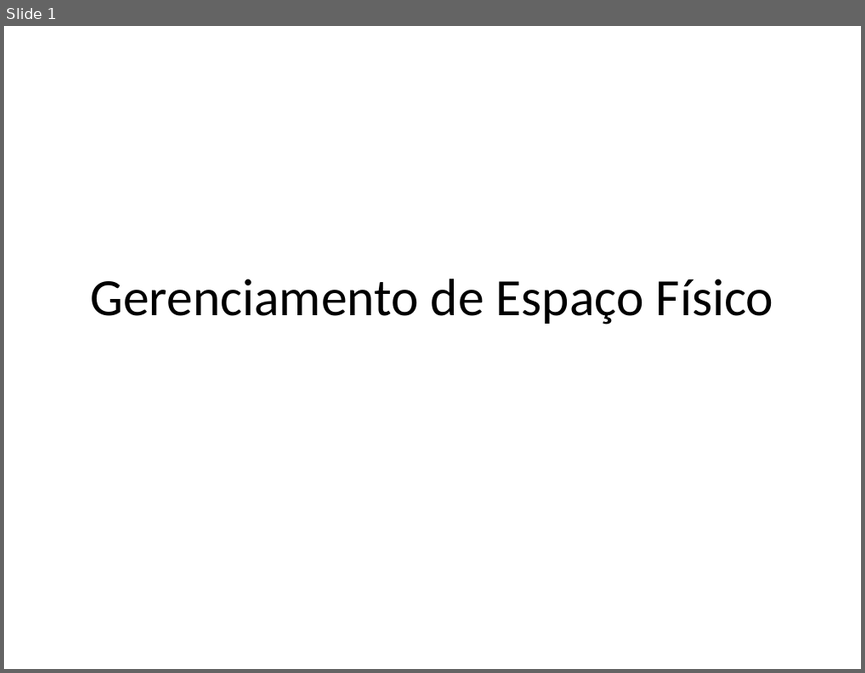
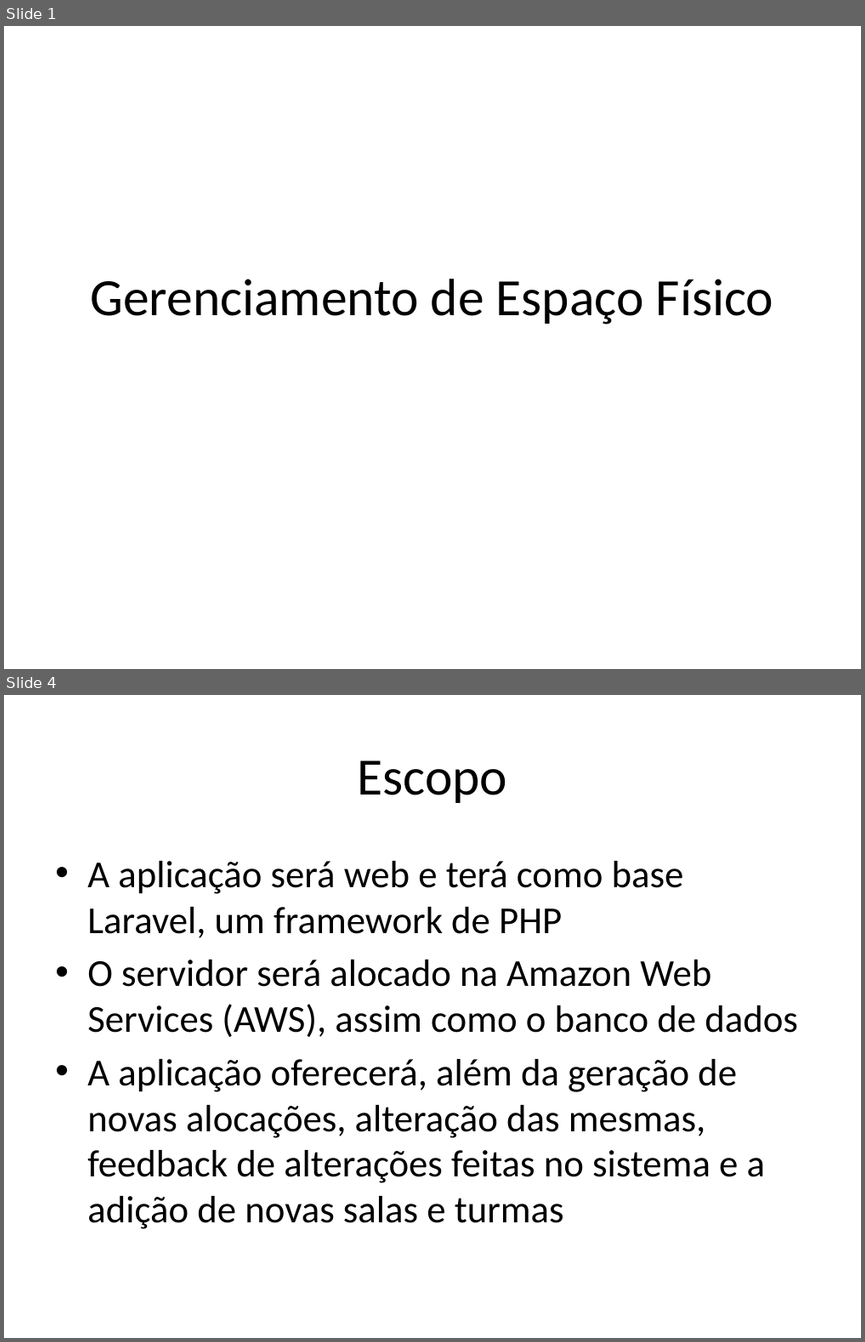
Before and after one commit to brunoccst/GerenciamentoDeEspacoFisico, a slide deck: T3/Apresentação.pptx. Shown one above the other, each under a label of ours: slide 1 before the commit, slides 1 and 4 after it; the slides between them are not shown. The pictures are 865x673 and 865x1342 pixels, drawn with LibreOffice and Linux fonts; fonts in the diff are those of the drawing. Boxes give left, top, right and bottom in pixels: in the first picture for what was removed or moved away, otherwise in the second. Text is boxed around its words. In the diff, an @@ line names an element or a change of style, - is before the commit and + after.

```diff
--- a/T3/Apresentação.pptx
+++ b/T3/Apresentação.pptx
@@ slide 4 added at bbox=[4, 695, 861, 1338], background #FFFFFF @@
@@ title added at bbox=[357, 760, 507, 803], 44 pt, text #000000 @@
+Escopo
@@ text added at bbox=[87, 861, 798, 1229], 32 pt, text #000000 @@
+• A aplicação será web e terá como base Laravel, um framework de PHP
+• O servidor será alocado na Amazon Web Services (AWS), assim como o banco de dados
+• A aplicação oferecerá, além da geração de novas alocações, alteração das mesmas, feedback de alterações feitas no sistema e a adição de novas salas e turmas
```
Also in this commit, not shown: 7 other slides added, 1 other file.
